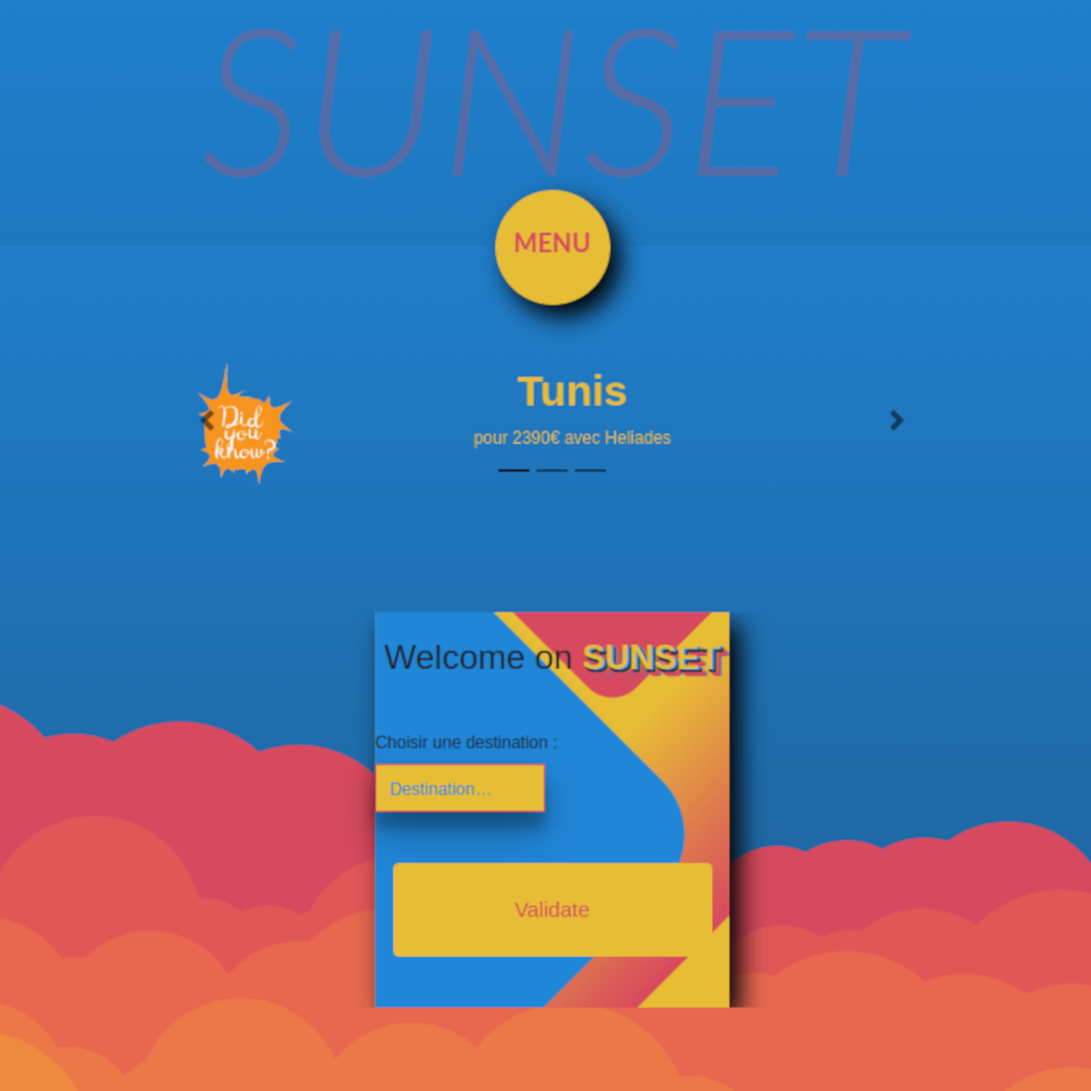
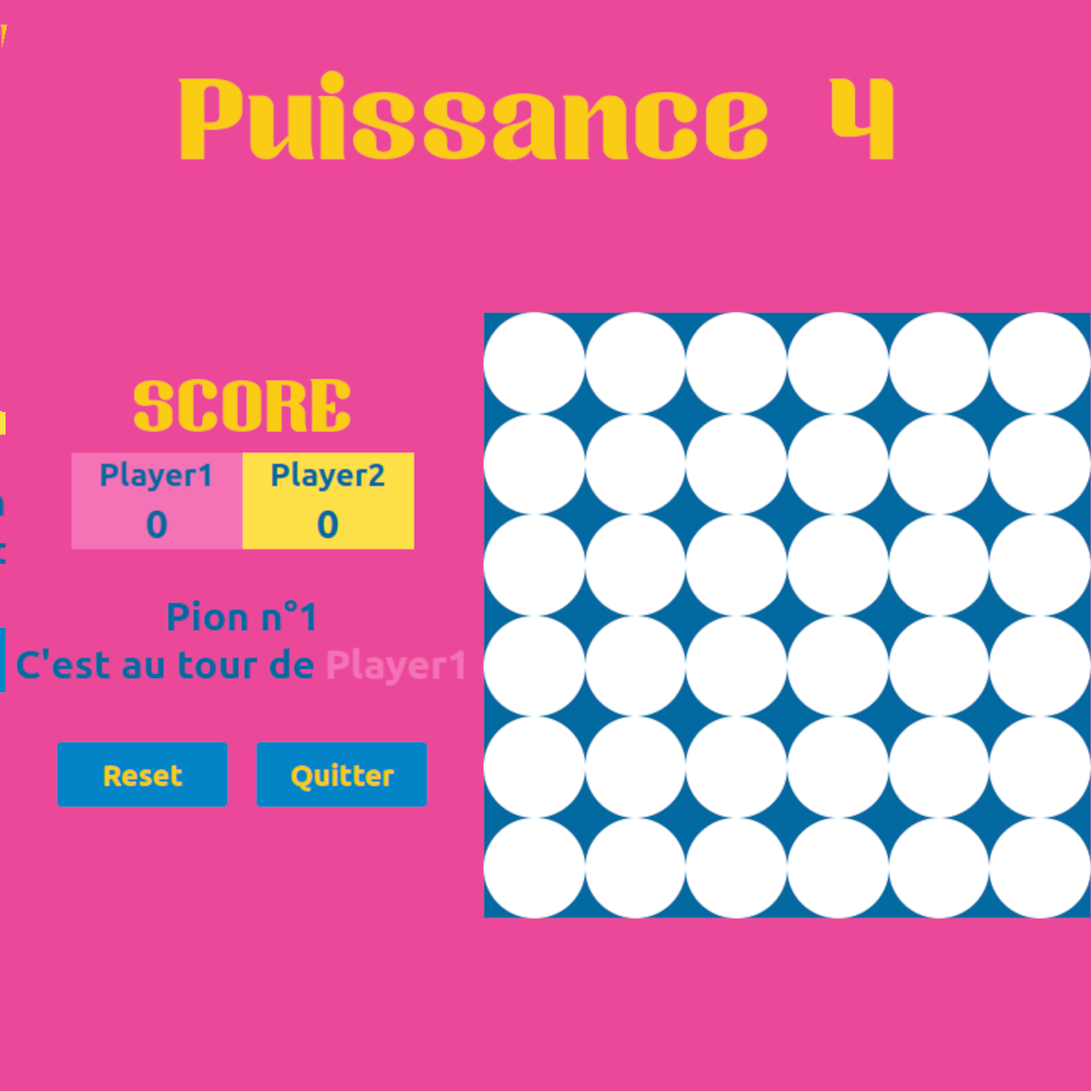
Two versions of the same layered image (1091x1091). Layer-by-layer changes:
added layer "Copie de Screenshot from 2023-06-17 09-10-10.png" above "Screenshot from 2023-04-16 08-14-48.png" over left=0, top=0, right=1091, bottom=1091
hid "Screenshot from 2023-04-16 08-14-48.png" over left=0, top=0, right=1091, bottom=1091
